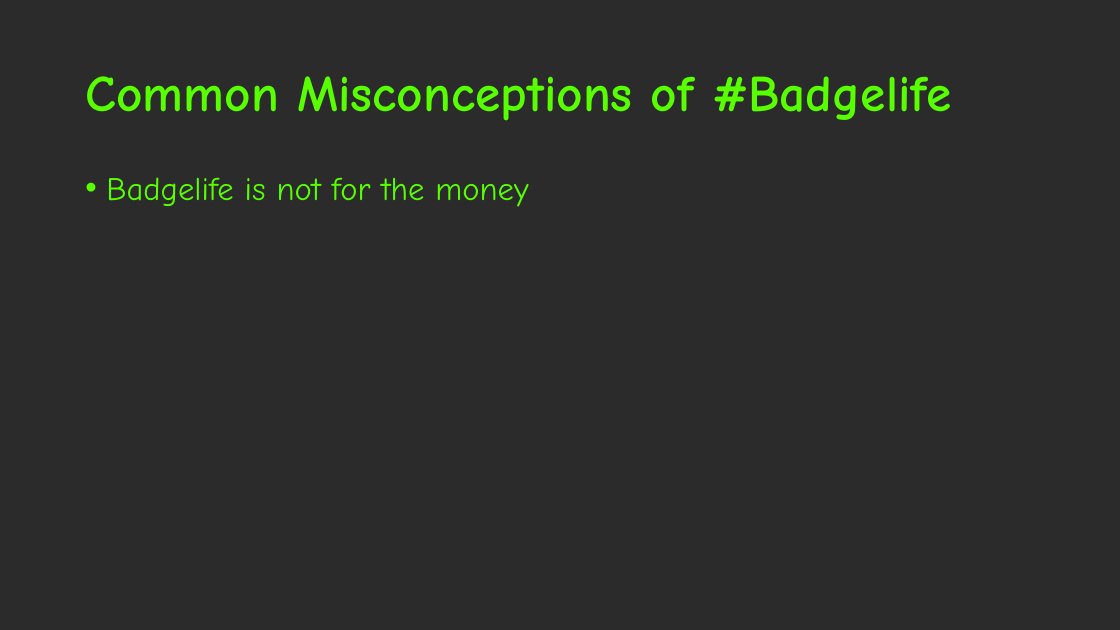
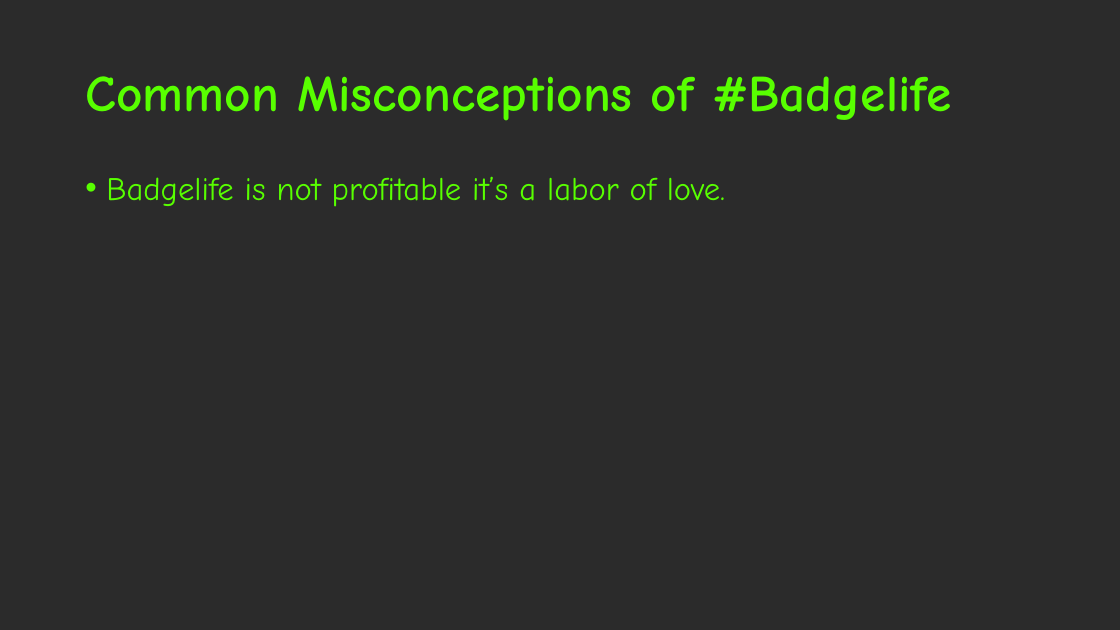
Before and after one commit to Kirball/b-sides-jax-talk, a slide deck: slide 26 of #BadgeLife, alternative currencies, the barter [Autosaved].pptx (slide 20 before the commit). Drawn at 1120x630 pixels with LibreOffice and Linux fonts; fonts in the diff are those of the drawing; background and template pictures are left out; a plain dark background stands for a picture behind light text. Boxes give left, top, right and bottom in pixels: in the first picture for what was removed or moved away, otherwise in the second. Text is boxed around its words. In the diff, an @@ line names an element or a change of style, - is before the commit and + after.

```diff
--- a/#BadgeLife, alternative currencies, the barter [Autosaved].pptx
+++ b/#BadgeLife, alternative currencies, the barter [Autosaved].pptx
@@ text at (106,176,725,207): text changed @@
-• Badgelife is not for the money
+• Badgelife is not profitable it’s a labor of love.
```
Also in this commit, not shown: 9 other slides changed, 10 slides added.
